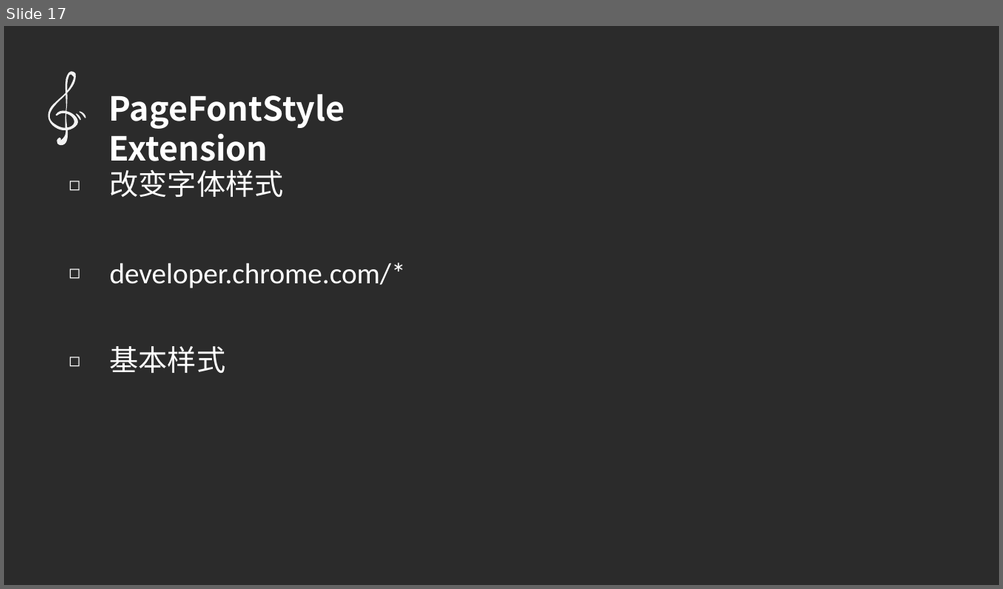
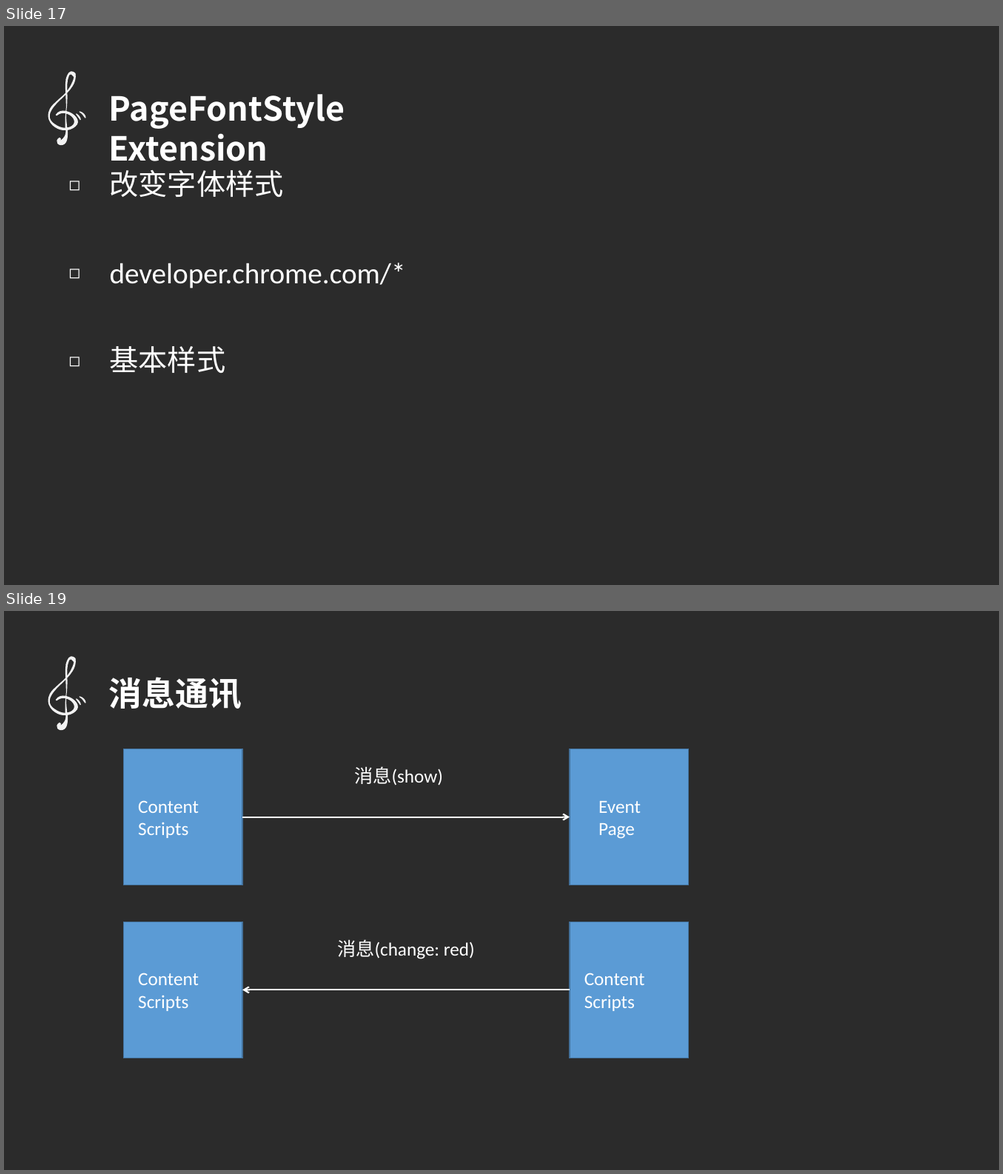
Before and after one commit to qq449245884/chromeTouir, a slide deck: ppt.pptx. Shown one above the other, each under a label of ours: slide 17 before the commit, slides 17 and 19 after it; the slides between them are not shown. The pictures are 1003x589 and 1003x1174 pixels, drawn with LibreOffice and Linux fonts; fonts in the diff are those of the drawing; background and template pictures are left out; a plain dark background stands for a picture behind light text. Boxes give left, top, right and bottom in pixels: in the first picture for what was removed or moved away, otherwise in the second. Text is boxed around its words. In the diff, an @@ line names an element or a change of style, - is before the commit and + after.

```diff
--- a/ppt.pptx
+++ b/ppt.pptx
@@ slide 19 added at box(4, 611, 999, 1170), background picture (left out) @@
@@ freeform shape added at box(37, 652, 94, 735), fill #F2F2F2 @@
@@ text added at box(109, 677, 242, 709), 32 pt, text #FFFFFF, bold @@
+消息通讯
@@ freeform shape added at box(74, 698, 82, 706), fill #F2F2F2 @@
@@ freeform shape added at box(77, 696, 88, 703), fill #F2F2F2 @@
@@ rectangle added at box(123, 749, 242, 885), fill #5B9BD5, outline #43739E 1 pt @@
@@ rectangle added at box(569, 749, 688, 885), fill #5B9BD5, outline #43739E 1 pt @@
@@ text added at box(354, 766, 443, 786), 18 pt, text #FFFFFF @@
+消息(show)
@@ text added at box(138, 800, 199, 838), 18 pt, text #FFFFFF @@
+Content
+Scripts
@@ text added at box(598, 801, 640, 839), 18 pt, text #FFFFFF @@
+Event
+Page
@@ arrow added from (243, 817) to (569, 817), #FFFFFF 1.5 pt @@
@@ rectangle added at box(123, 922, 242, 1058), fill #5B9BD5, outline #43739E 1 pt @@
@@ text added at box(337, 940, 475, 960), 18 pt, text #FFFFFF @@
+消息(change: red)
@@ rectangle added at box(569, 922, 688, 1058), fill #5B9BD5, outline #43739E 1 pt @@
@@ text added at box(138, 973, 199, 1011), 18 pt, text #FFFFFF @@
+Content
+Scripts
@@ text added at box(584, 973, 645, 1011), 18 pt, text #FFFFFF @@
+Content
+Scripts
@@ arrow added from (569, 990) to (243, 990), #FFFFFF 1.5 pt @@
```
Also in this commit, not shown: 3 other slides added, 9 other files.
